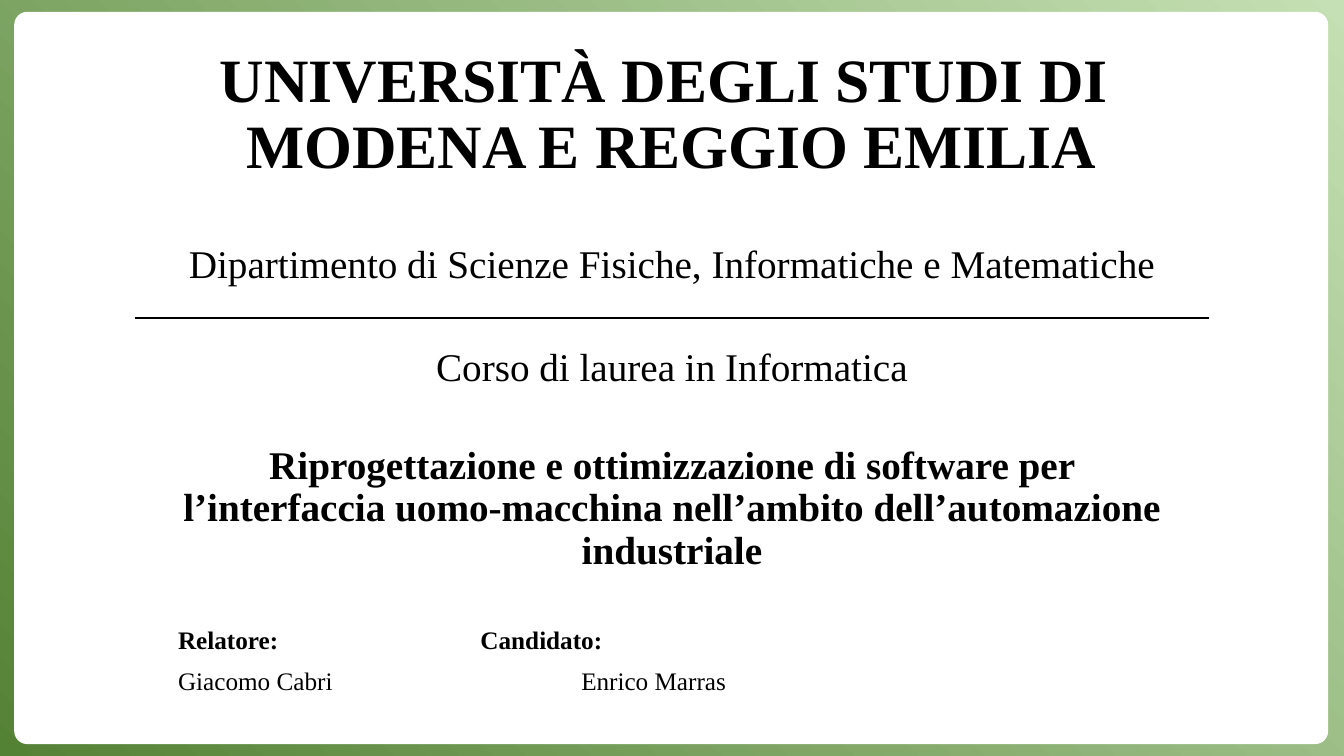
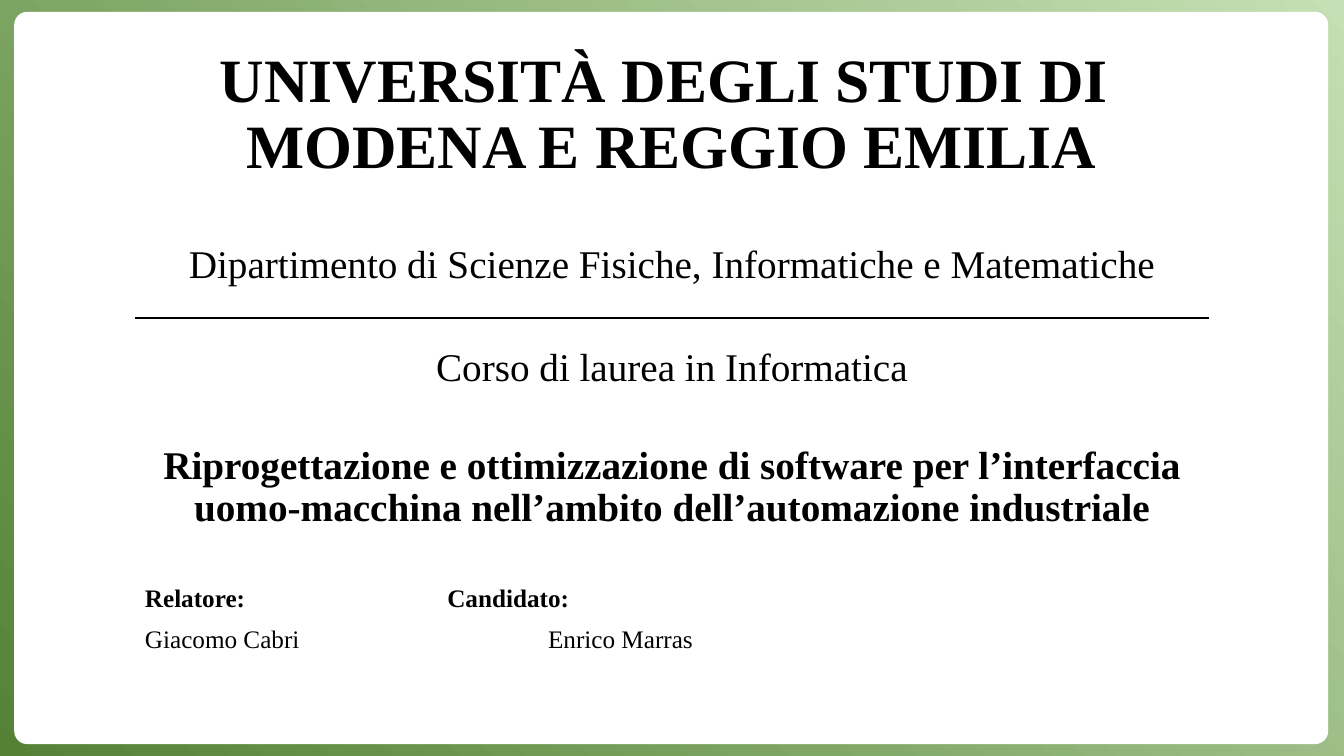
Before and after one commit to Anrighe/Tesi-Laurea-Triennale-Informatica-Unimore, a slide deck: slide 1 of Presentazione_Tesi_Triennale_Informatica_Unimore_2022_2023_Enrico_Marras_152336.pptx. Drawn at 1344x756 pixels with LibreOffice and Linux fonts; fonts in the diff are those of the drawing. Boxes give left, top, right and bottom in pixels: in the first picture for what was removed or moved away, otherwise in the second. Text is boxed around its words. In the diff, an @@ line names an element or a change of style, - is before the commit and + after.

```diff
--- a/Presentazione_Tesi_Triennale_Informatica_Unimore_2022_2023_Enrico_Marras_152336.pptx
+++ b/Presentazione_Tesi_Triennale_Informatica_Unimore_2022_2023_Enrico_Marras_152336.pptx
@@ subtitle "Dipartimento di Scienze Fisiche, Informatiche ..." rewrapped from bbox=[178, 250, 1161, 691] to bbox=[145, 250, 1180, 649] @@
```
Also in this commit, not shown: 2 other slides changed, 12 slides added.
